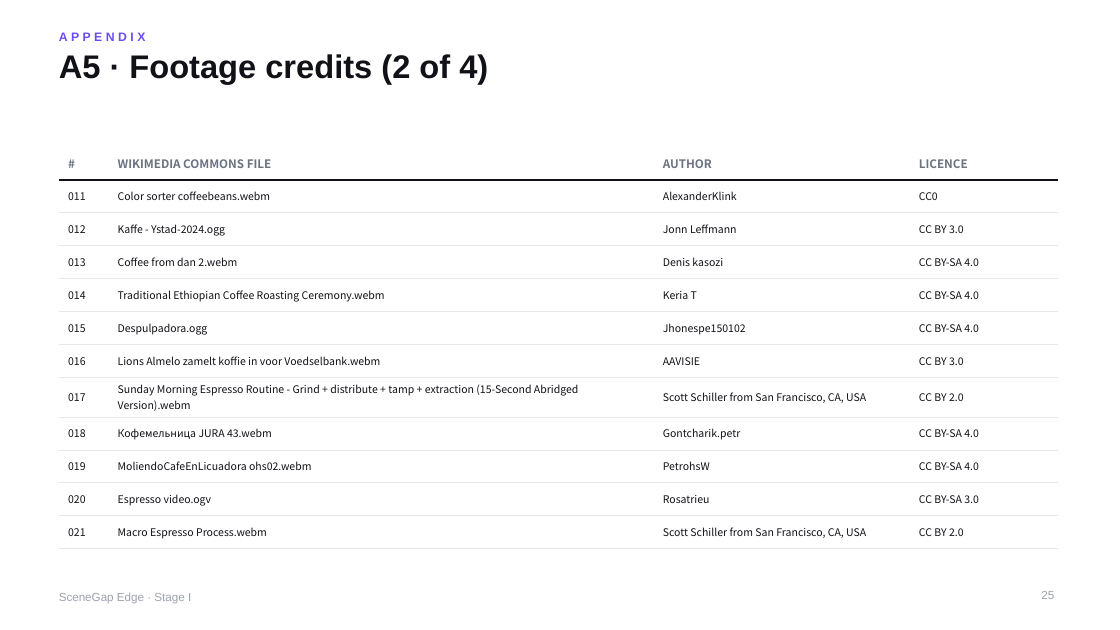
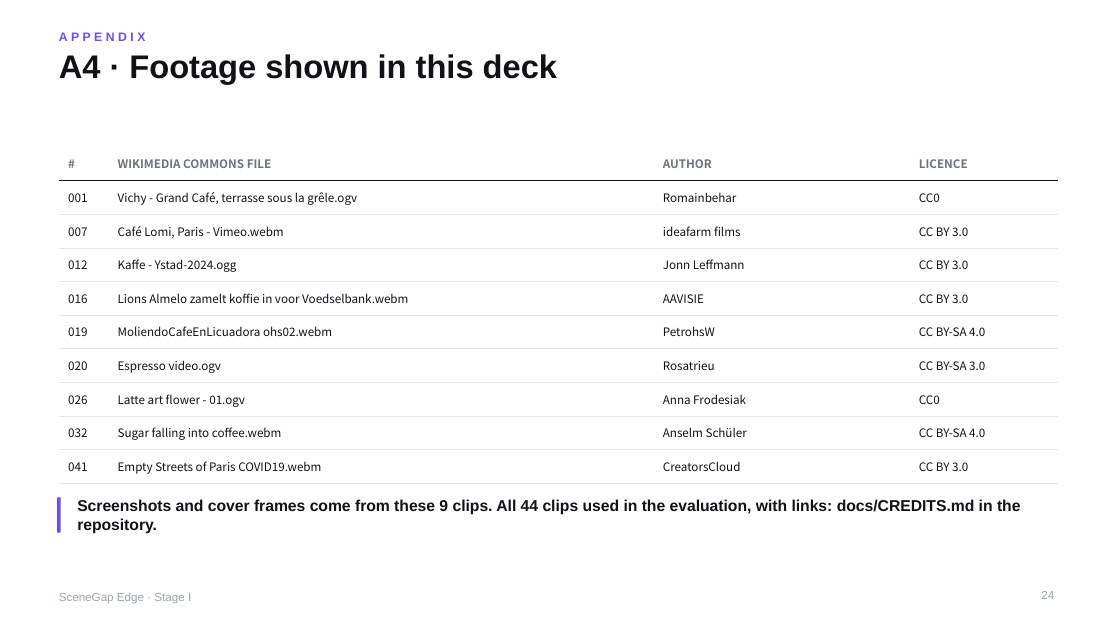
Before and after one commit to yu9bryan/scenegap-edge, a slide deck: slide 24 of docs/deck/SceneGapEdge_StageI_Proposal.pptx (slide 25 before the commit). Drawn at 1120x630 pixels with LibreOffice and Linux fonts; fonts in the diff are those of the drawing. Boxes give left, top, right and bottom in pixels: in the first picture for what was removed or moved away, otherwise in the second. Text is boxed around its words. In the diff, an @@ line names an element or a change of style, - is before the commit and + after.

```diff
--- a/docs/deck/SceneGapEdge_StageI_Proposal.pptx
+++ b/docs/deck/SceneGapEdge_StageI_Proposal.pptx
@@ title at box(59, 54, 557, 84): text changed @@
-A5 · Footage credits (2 of 4)
+A4 · Footage shown in this deck
@@ table at box(59, 147, 1059, 478) @@
-row 2: 011 | Color sorter coffeebeans.webm | AlexanderKlink | CC0
+row 2: 001 | Vichy - Grand Café, terrasse sous la grêle.ogv | Romainbehar | CC0
+row 3: 007 | Café Lomi, Paris - Vimeo.webm | ideafarm films | CC BY 3.0
-row 4: 013 | Coffee from dan 2.webm | Denis kasozi | CC BY-SA 4.0
-row 5: 014 | Traditional Ethiopian Coffee Roasting Ceremony.webm | Keria T | CC BY-SA 4.0
-row 6: 015 | Despulpadora.ogg | Jhonespe150102 | CC BY-SA 4.0
-row 8: 017 | Sunday Morning Espresso Routine - Grind + distribute + tamp + extraction (15-Second Abridged Version).webm | Scott Schiller from San Francisco, CA, USA | CC BY 2.0
-row 9: 018 | Кофемельница JURA 43.webm | Gontcharik.petr | CC BY-SA 4.0
-row 12: 021 | Macro Espresso Process.webm | Scott Schiller from San Francisco, CA, USA | CC BY 2.0
+row 8: 026 | Latte art flower - 01.ogv | Anna Frodesiak | CC0
+row 9: 032 | Sugar falling into coffee.webm | Anselm Schüler | CC BY-SA 4.0
+row 10: 041 | Empty Streets of Paris COVID19.webm | CreatorsCloud | CC BY 3.0
@@ line added from (59, 497) to (59, 533), #6C4CF5 3 pt @@
@@ text added at box(77, 499, 1021, 534), 13.5 pt, text #111118, bold @@
+Screenshots and cover frames come from these 9 clips. All 44 clips used in the evaluation, with links: docs/CREDITS.md in the repository.
@@ page number at box(1041, 591, 1054, 599): text changed @@
-25
+24
```
Also in this commit, not shown: 3 slides removed, 3 other files.
